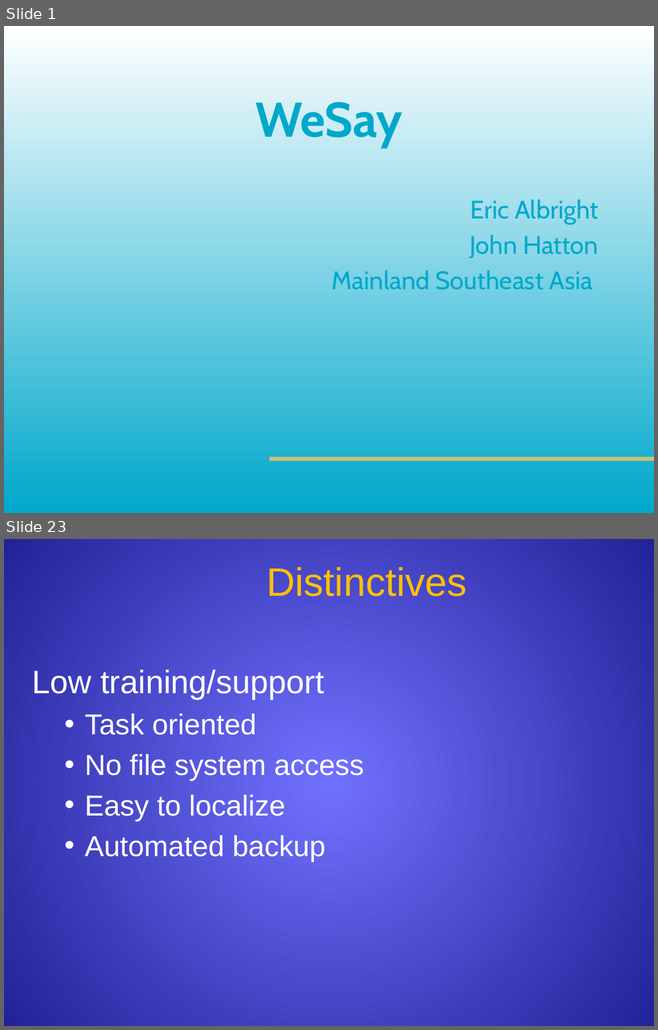
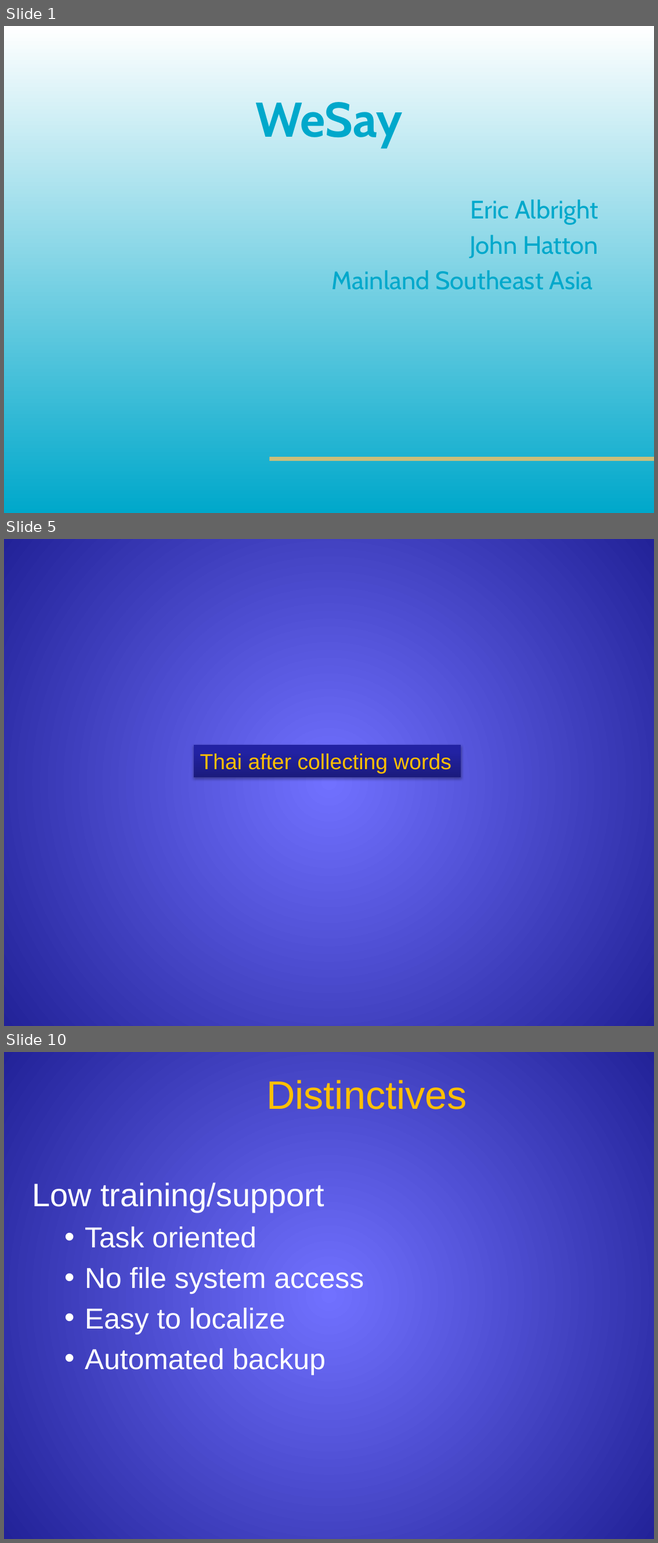
Before and after one commit to sillsdev/wesay, a slide deck: Presentations/CTC2006/V1.pptx. Shown one above the other, each under a label of ours: slides 1 and 23 before the commit, slides 1, 5 and 10 after it; the slides between them are not shown. The pictures are 658x1030 and 658x1543 pixels, drawn with LibreOffice and Linux fonts; fonts in the diff are those of the drawing; background and template pictures are left out. Boxes give left, top, right and bottom in pixels: in the first picture for what was removed or moved away, otherwise in the second. Text is boxed around its words. In the diff, an @@ line names an element or a change of style, - is before the commit and + after.

```diff
--- a/Presentations/CTC2006/V1.pptx
+++ b/Presentations/CTC2006/V1.pptx
@@ slide 5 added at <box>4,539,654,1026</box>, background gradient #7373FF to #222297 @@
@@ rectangle added at <box>194,745,460,777</box>, fill gradient #1B1B7E to #2323A3 to #2020A6, 24 pt, text #FFC000 @@
+Thai after collecting words
@@ what was slide 23 is now slide 10 @@
```
Also in this commit, not shown: 3 slides changed, 3 other slides added, 17 slides removed, 4 other files.
